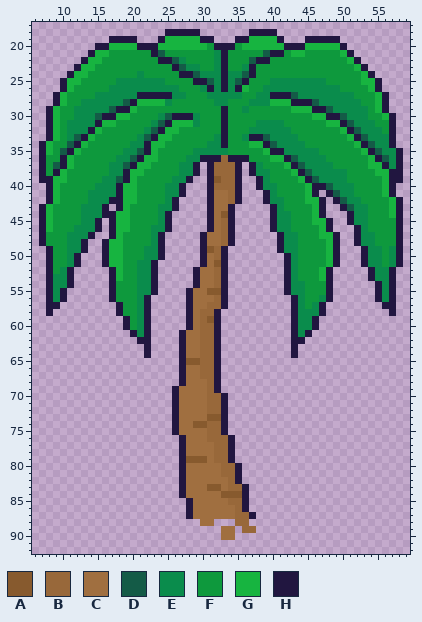
Pixel-art file: WIP/DesertPalmNew.aseprite. Above is the file before it was changed.
64x96 pixels, 1 frame. Colours within 5 levels of each other are drawn and written as one. Shown: x 6..59, y 17..92.
Palette (. is transparent): A #875a2e  B #98683a  C #a06f40  D #145b47  E #0a8c4c  F #0e993d  G #17b440  H #211640
After the commit:
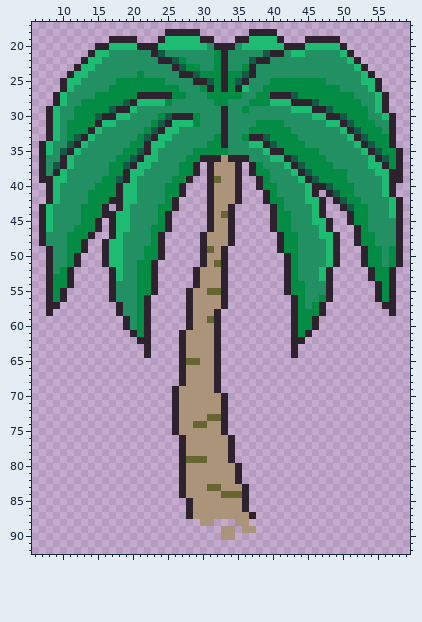
From old to new:
@@ palette @@
-A #875a2e
+A #676633
-C #a06f40
+C #ab947a
-E #0a8c4c
+E #028c44
-F #0e993d
+F #239063
-G #17b440
+G #1ebc73
-H #211640
+H #2e222f
@@ x 28..39 @@
 35 FEEEEEFFFFFG
-36 EEHHHBHHHFFF
-37 EH.HBBBH.HEF
-38 EH.HBBBH.HEE
-39 H..HABBH..HE
-40 ...HBBBH..HE
-41 ...HCCBH...H
-42 ...HCCBH...H
+36 EEHHHCHHHFFF
+37 EH.HCCCH.HEF
+38 EH.HCCCH.HEE
+39 H..HACCH..HE
+40 ...HCCCH..HE
+41 ...HCCCH...H
+42 ...HCCCH...H
 43 ...HCCH.....
 44 ...HCAH.....
-45 ...HCBH.....
-46 ...HCBH.....
-47 ..HCCBH.....
-48 ..HCCBH.....
-49 ..HABH......
-50 ..HCBH......
+45 ...HCCH.....
+46 ...HCCH.....
+47 ..HCCCH.....
+48 ..HCCCH.....
+49 ..HACH......
+50 ..HCCH......
 51 ..HCAH......
-52 .HCCBH......
-53 .HCCBH......
-54 .HCCBH......
+52 .HCCCH......
+53 .HCCCH......
+54 .HCCCH......
 55 HCCAAH......
-56 HCCCBH......
-57 HCCBBH......
-58 HCBBH.......
-59 HCBAH.......
-60 HCBBH.......
-61 CCBBH.......
-62 CCBBH.......
-63 CCBBH.......
-64 CCBBH.......
-65 AABBH.......
-66 CCBBH.......
-67 CCBBH.......
-68 CCCBH.......
-69 CCCBH.......
-70 CCCBBH......
-71 CCCBBH......
-72 CCCBBH......
+56 HCCCCH......
+57 HCCCCH......
+58 HCCCH.......
+59 HCCAH.......
+60 HCCCH.......
+61 CCCCH.......
+62 CCCCH.......
+63 CCCCH.......
+64 CCCCH.......
+65 AACCH.......
+66 CCCCH.......
+67 CCCCH.......
+68 CCCCH.......
+69 CCCCH.......
+70 CCCCCH......
+71 CCCCCH......
+72 CCCCCH......
 73 CCCAAH......
-74 CAABBH......
-75 CCCBBH......
-76 CCCBBBH.....
-77 CCCCBBH.....
-78 CCCCBBH.....
-79 AAACBBH.....
-80 CCCCCBBH....
-81 CCCCCBBH....
-82 CCCCCCBH....
-83 CCCAACBBH...
+74 CAACCH......
+75 CCCCCH......
+76 CCCCCCH.....
+77 CCCCCCH.....
+78 CCCCCCH.....
+79 AAACCCH.....
+80 CCCCCCCH....
+81 CCCCCCCH....
+82 CCCCCCCH....
+83 CCCAACCCH...
 84 CCCCCAAAH...
-85 HCCCCCBBH...
-86 HCCCCCCBH...
-87 HCCCCCCBBH..
-88 ..CC...BB...
-89 .....CC.BB..
+85 HCCCCCCCH...
+86 HCCCCCCCH...
+87 HCCCCCCCCH..
+88 ..CC...CC...
+89 .....CC.CC..
 90 .....CC.....
